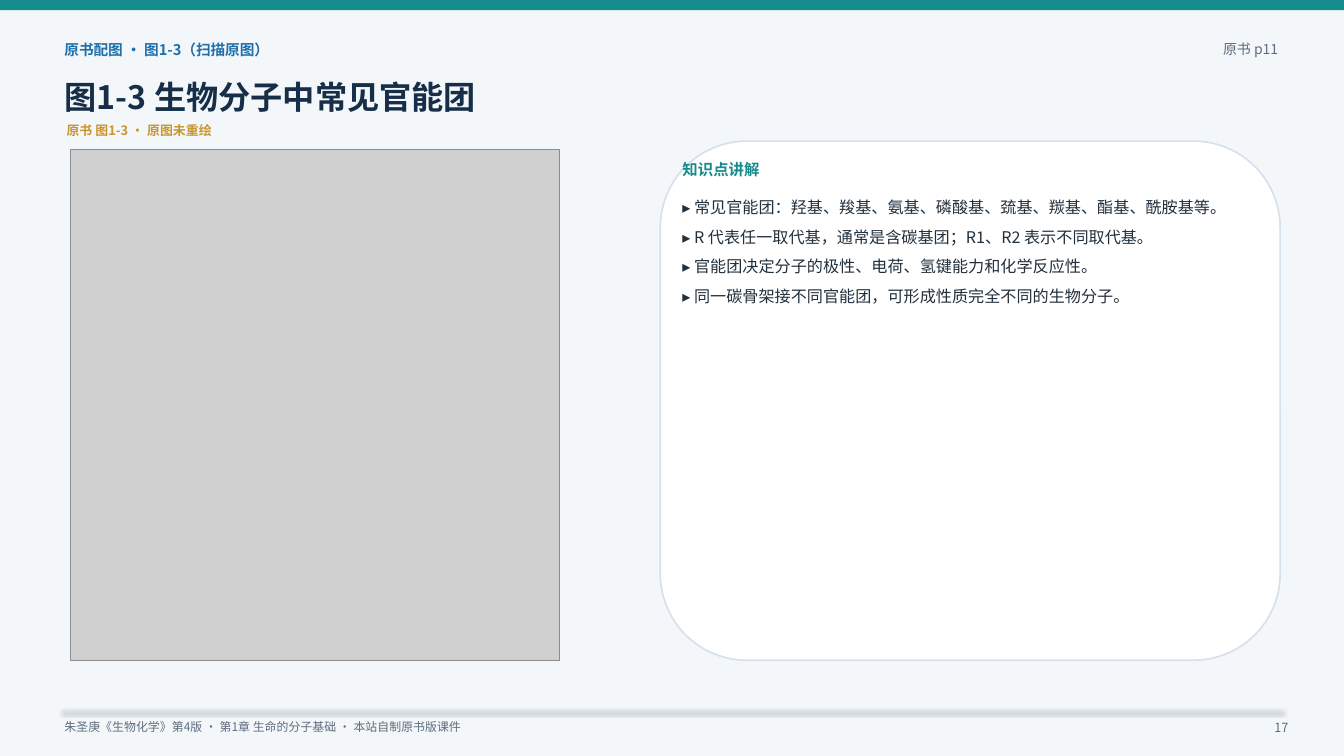
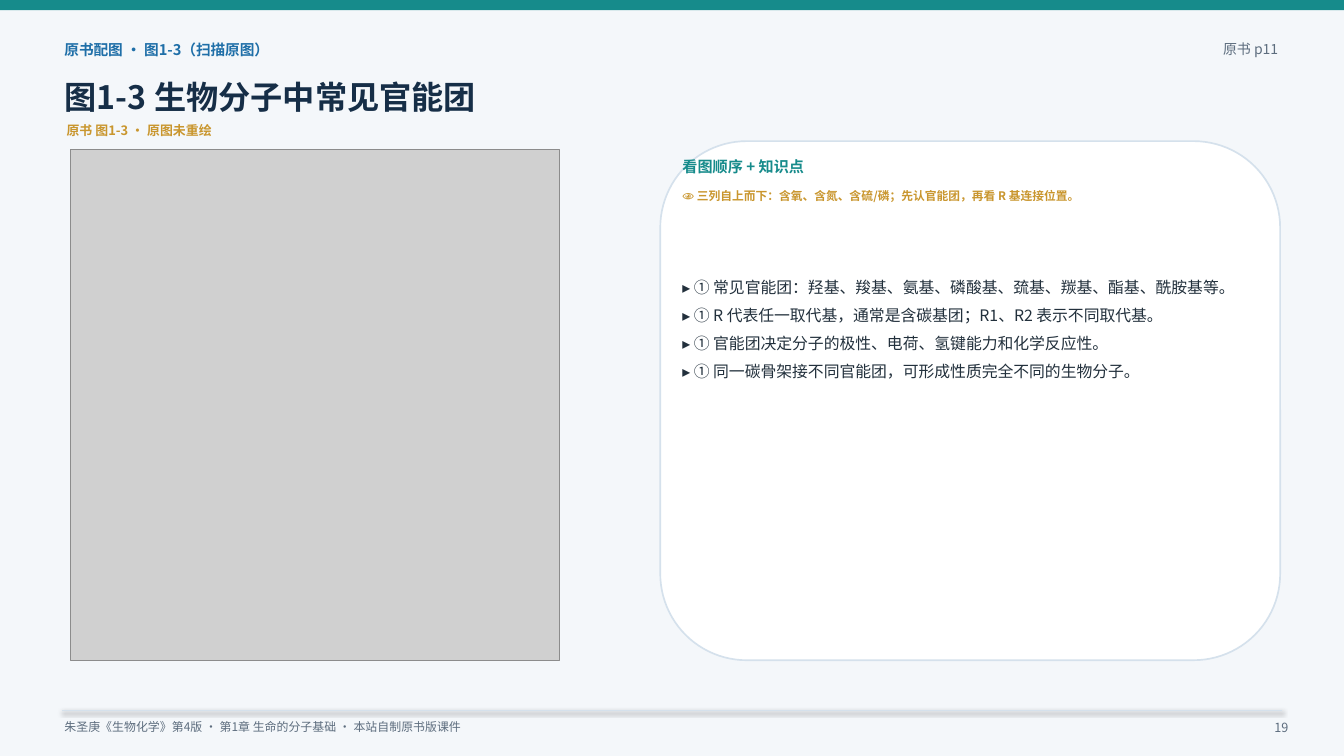
Before and after one commit to newkan-li/Biochemistry, a slide deck: slide 19 of downloads/bc01-original-style.pptx (slide 17 before the commit). Drawn at 1344x756 pixels with LibreOffice and Linux fonts; fonts in the diff are those of the drawing; grey boxes stand for pictures. Boxes give left, top, right and bottom in pixels: in the first picture for what was removed or moved away, otherwise in the second. Text is boxed around its words. In the diff, an @@ line names an element or a change of style, - is before the commit and + after.

```diff
--- a/downloads/bc01-original-style.pptx
+++ b/downloads/bc01-original-style.pptx
@@ text at (682, 157, 804, 177): text changed; size 11 to 10.8 pt @@
-知识点讲解
+看图顺序 + 知识点
@@ text added at (697, 190, 1079, 202), 8.4 pt, text #C9962E, bold @@
+👁 三列自上而下：含氧、含氮、含硫/磷；先认官能团，再看 R 基连接位置。
@@ text at (694, 279, 1234, 379): text changed; size 11.5 to 11.3 pt @@
-▸ 常见官能团：羟基、羧基、氨基、磷酸基、巯基、羰基、酯基、酰胺基等。
-▸ R 代表任一取代基，通常是含碳基团；R1、R2 表示不同取代基。
-▸ 官能团决定分子的极性、电荷、氢键能力和化学反应性。
-▸ 同一碳骨架接不同官能团，可形成性质完全不同的生物分子。
+▸ ① 常见官能团：羟基、羧基、氨基、磷酸基、巯基、羰基、酯基、酰胺基等。
+▸ ① R 代表任一取代基，通常是含碳基团；R1、R2 表示不同取代基。
+▸ ① 官能团决定分子的极性、电荷、氢键能力和化学反应性。
+▸ ① 同一碳骨架接不同官能团，可形成性质完全不同的生物分子。
@@ text at (1274, 722, 1288, 732): text changed @@
-17
+19
```
Also in this commit, not shown: 54 other slides changed, 12 slides added, 59 other files.
